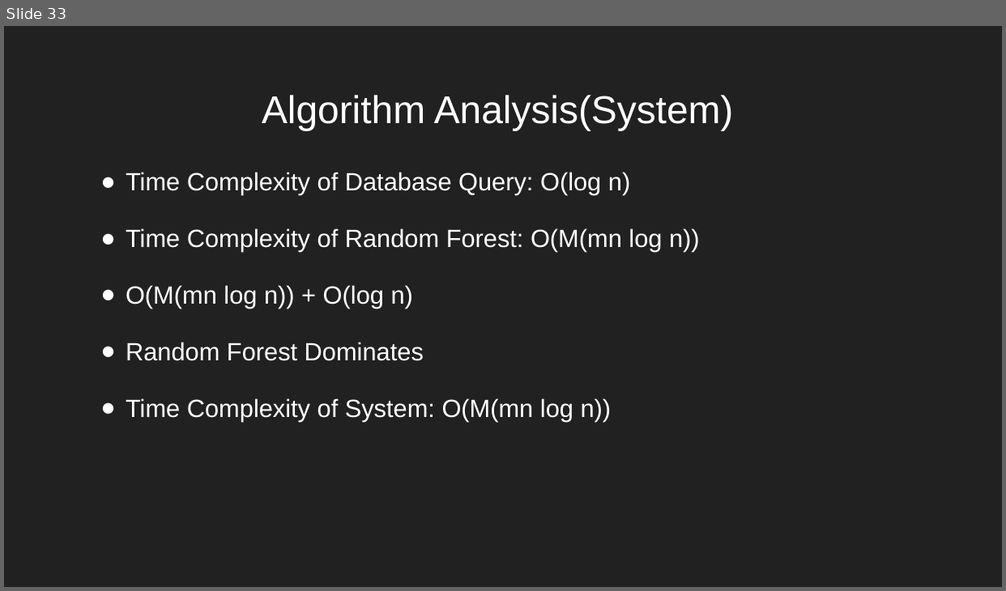
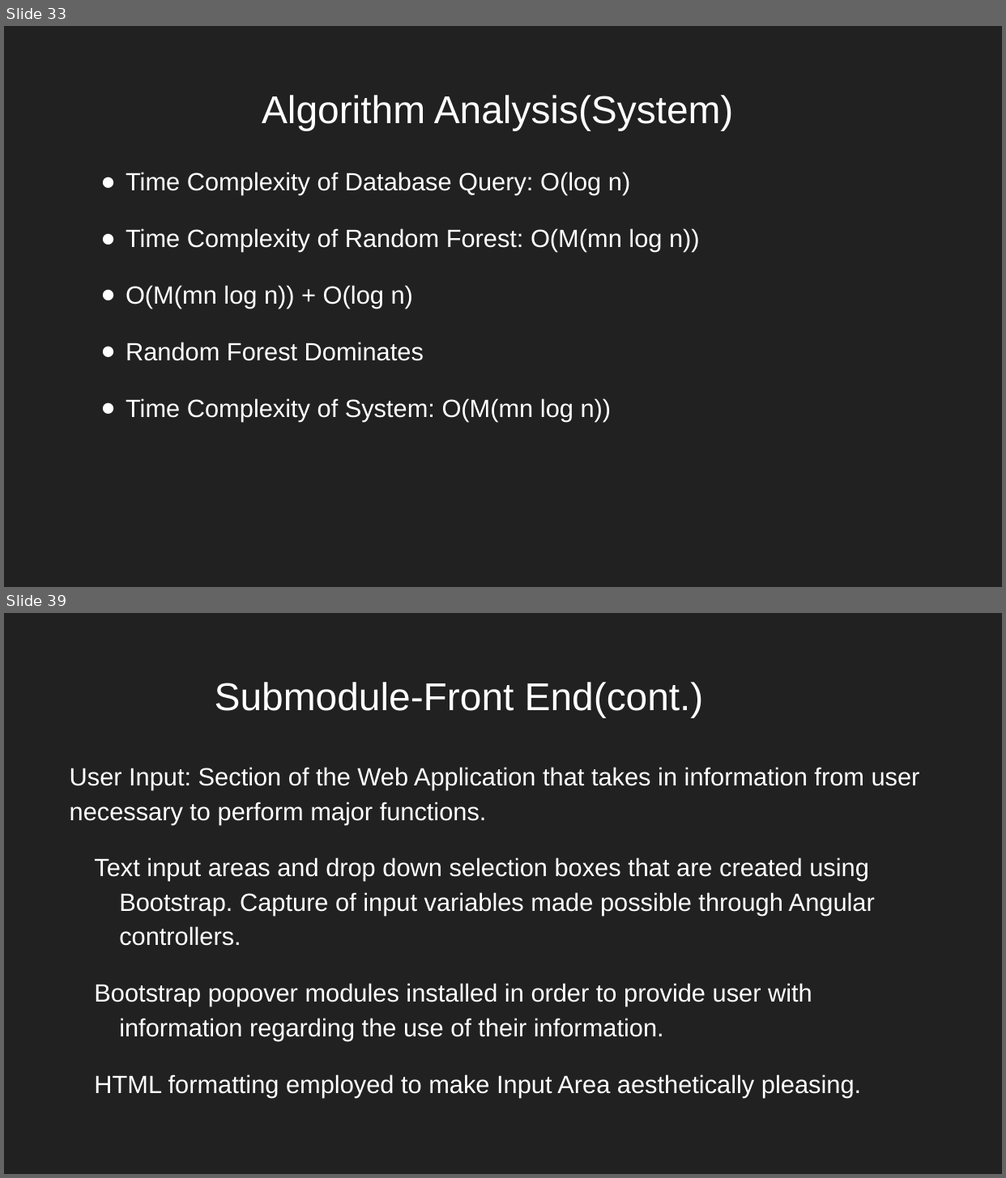
Before and after one commit to nreader72/NostraDomicile, a slide deck: docs/Progress_Reports/NostraDomicile (6).pptx. Shown one above the other, each under a label of ours: slide 33 before the commit, slides 33 and 39 after it; the slides between them are not shown. The pictures are 1006x591 and 1006x1178 pixels, drawn with LibreOffice and Linux fonts; fonts in the diff are those of the drawing; background and template pictures are left out. Boxes give left, top, right and bottom in pixels: in the first picture for what was removed or moved away, otherwise in the second. Text is boxed around its words. In the diff, an @@ line names an element or a change of style, - is before the commit and + after.

```diff
--- a/docs/Progress_Reports/NostraDomicile (6).pptx
+++ b/docs/Progress_Reports/NostraDomicile (6).pptx
@@ slide 39 added at <box>4,613,1002,1174</box>, background picture (left out) @@
@@ title added at <box>215,682,704,717</box>, 28 pt, text #FFFFFF @@
+Submodule-Front End(cont.)
@@ text added at <box>70,767,920,1097</box>, 18 pt, text #FFFFFF @@
+User Input: Section of the Web Application that takes in information from user necessary to perform major functions.
+Text input areas and drop down selection boxes that are created using Bootstrap. Capture of input variables made possible through Angular controllers.
+Bootstrap popover modules installed in order to provide user with information regarding the use of their information.
+HTML formatting employed to make Input Area aesthetically pleasing.
```
Also in this commit, not shown: 5 slides changed, 18 other slides added, 1 other file.
